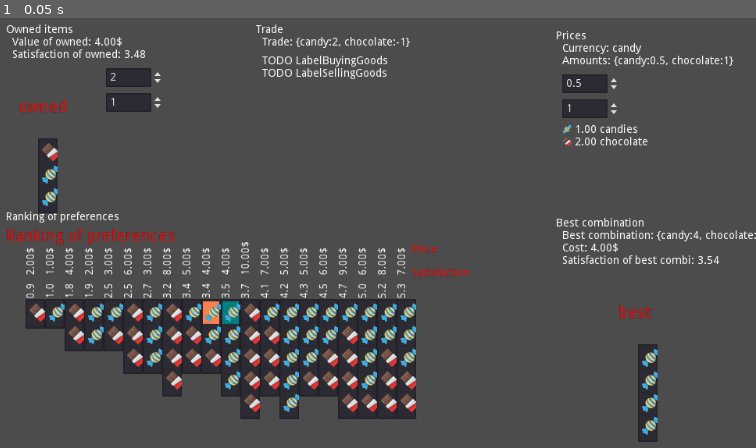
Above: before the commit, frame 1.
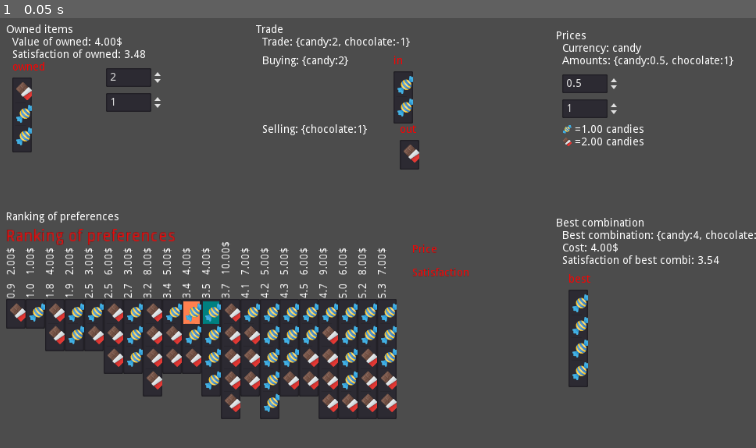
Above: after the commit, the same moment.

Repository: carlostgit/Prices
Game: Godot game, scene res://MainScene.tscn
The game is run twice, just before and just after one commit, with the same random seed, the same clock (stepped at 60 frames per second) and the same inputs. The engine's default icon, where the game draws it, is replaced by a stand-in: a white triangle on a blue panel in a dark square.
Inputs:
- Up to frame 1 (0.05 s): no input

The runs differ from the first frame. In frame 1, 8.6% of the frame differs, in the area x 0-88%, y 8-99%.

Commit message:
Corrijo error de posición de CombinationItem. Cambios en la presentacion de info en la parte de Trade de MainScene

Diff:
--- a/Combination.gd
+++ b/Combination.gd
@@ -103,3 +103,22 @@
 		return false
 #	Finished testing
 	return true
+
+func get_positive_combination()->Dictionary:
+	var positive_dict:Dictionary = {}
+	for prod in _thing_quantity_dict.keys():
+		if _thing_quantity_dict.get(prod) > 0.0:
+			positive_dict[prod] = _thing_quantity_dict.get(prod)
+	return positive_dict
+
+func get_negative_combination()->Dictionary:
+
+	var negative_dict:Dictionary = {}
+	for prod in _thing_quantity_dict.keys():
+		if _thing_quantity_dict.get(prod) < 0.0:
+			negative_dict[prod] = _thing_quantity_dict.get(prod)
+	return negative_dict
+
+func set_positive()->void:
+	for prod in _thing_quantity_dict.keys():
+		_thing_quantity_dict[prod] = abs(_thing_quantity_dict.get(prod))
--- a/CombinationItem.gd
+++ b/CombinationItem.gd
@@ -22,14 +22,14 @@
 var _scale:float = 0.5
 var _fixed_icon_size:Vector2 = Vector2(50,50)
 
-var _arguments:Array = []
+#var _arguments:Array = []
 
 var _combination_dict:Dictionary = Dictionary()
 
 var _item_list:ItemList = null
 
-
-
+var _combination_name_label:String = ""
+var _combination_extra_labels:Array = []
 
 # Called when the node enters the scene tree for the first time.
 func _ready():
@@ -61,6 +61,9 @@
 
 	_item_list = null
 
+	_combination_name_label = name_arg
+	_combination_extra_labels = labels_arg
+
 	#Dibujar una combinación, con la posibilidad de acompañarla de un valor
 	add_item_list(combidict_arg, labels_arg)
 
@@ -80,12 +83,12 @@
 func set_label(label_name_arg:String)->void:
 #	print("label_name is")
 	var label_name:Label = Label.new()
-	label_name.set_scale(Vector2(1.5,1.5))
+	label_name.set_scale(Vector2(1.0,1.0))
 	label_name.set_text(label_name_arg)
 	label_name.set("custom_colors/font_color", Color(1,0,0))
 	#label_name.set_text("Pruebita")
 	#print(self.get_name())
-	label_name.set_position(self.get_position()+Vector2(0,0))
+	label_name.set_position(Vector2(0,0))
 
 	self.add_child(label_name)
 #
@@ -93,6 +96,10 @@
 
 	for label in labels_arg:
 		assert(typeof(label)==TYPE_STRING)
+
+	var with_extra_labels:bool = false
+	if false==labels_arg.empty():
+		with_extra_labels = true
 
 	var item_list:ItemList = ItemList.new()
 	var num_item=0
@@ -146,8 +153,17 @@
 
 	item_list.set_size(_fixed_icon_size*_scale)
 	item_list.set_fixed_icon_size(_fixed_icon_size)
-	var current_position_x = self.get_position().x+item_list.get_size().x
-	var this_item_list_pos=Vector2(current_position_x,self.get_position().y+50)
+#	var current_position_x = self.get_position().x+item_list.get_size().x
+#	var current_position_x = 0
+
+	var space_for_labels:float = 50.0
+	if false==with_extra_labels:
+		if _combination_name_label == "":
+			space_for_labels = 0.0
+		else:
+			space_for_labels = 20.0
+
+	var this_item_list_pos=Vector2(0, 0 + space_for_labels)
 	item_list.set_position(this_item_list_pos)
 	item_list.set_auto_height(true)
 	#item_list.set_fixed_column_width(_fixed_icon_size.x*0.3)
--- a/MainScene.gd
+++ b/MainScene.gd
@@ -89,7 +89,7 @@
 
 func update_of_owned_combination()->void:
 		#Satisfaction of owned combination
-	$OwnedItems/CombinationItem.init_with_combidict(_owned_items_dict,"owned",["",""])
+	$OwnedItems/CombinationItem.init_with_combidict(_owned_items_dict,"owned",[])
 
 	var owned_combination:Combination = $OwnedItems/CombinationItem.get_combination()
 
@@ -135,21 +135,35 @@
 	var value_of_best_combi:float = Prices.calculate_combination_price(best_combination)
 	$BestCombination/LabelCost.set_text("Cost: "+ String(value_of_best_combi).pad_decimals(2)+"$")
 
-	$BestCombination/CombinationItem.init_with_combidict(best_combidict,"best",["",""])
+	$BestCombination/CombinationItem.init_with_combidict(best_combidict,"best",[])
 
 func update_trade()->void:
 	var trade_combidict:Dictionary = _trade_calculator.calculate_trade_for_combidict(_owned_items_dict)
 	$Trade/LabelTrade.set_text("Trade: "+str(trade_combidict))
 
+	var trade_combination:Combination = Combination.new(trade_combidict)
+	var positive_combidict:Dictionary = trade_combination.get_positive_combination()
+
+	var negative_combidict:Dictionary = trade_combination.get_negative_combination()
+
+	$Trade/LabelBuyingGoods.set_text("Buying: "+str(positive_combidict))
+
+	var negative_combination:Combination = Combination.new(negative_combidict)
+	negative_combination.set_positive()
+	$Trade/LabelSellingGoods.set_text("Selling: "+str(negative_combination.get_combidict()))
+
+	$Trade/CombinationItemBuyingGoods.init_with_combidict(positive_combidict, "in", [])
+
+	$Trade/CombinationItemSellingGoods.init_with_combidict(negative_combination.get_combidict(), "out", [])
 
 func update_price_labels()->void:
 	var price_of_candies:float = Prices.get_price_of_product("candy")
 	var price_of_candies_2_dec:String = String(price_of_candies).pad_decimals(2)
-	$Prices/LabelCandyPrice.set_text(price_of_candies_2_dec + " candies")
+	$Prices/LabelCandyPrice.set_text("="+price_of_candies_2_dec + " candies")
 
 	var price_of_chocolate:float = Prices.get_price_of_product("chocolate")
 	var price_of_chocolate_2_dec:String = String(price_of_chocolate).pad_decimals(2)
-	$Prices/LabelChocolatePrice.set_text(price_of_chocolate_2_dec + " chocolate")
+	$Prices/LabelChocolatePrice.set_text("="+price_of_chocolate_2_dec + " candies")
 
 
 func _on_CandyAmountForPrice_value_changed(value):
--- a/MainScene.tscn
+++ b/MainScene.tscn
@@ -57,10 +57,10 @@
 }
 
 [node name="CombinationItem" parent="BestCombination" instance=ExtResource( 2 )]
-margin_left = 40.0
-margin_top = 56.0
-margin_right = 88.0
-margin_bottom = 208.0
+margin_left = 16.0
+margin_top = 72.0
+margin_right = 64.0
+margin_bottom = 224.0
 
 [node name="Prices" type="Control" parent="."]
 margin_left = 768.0
@@ -133,6 +133,9 @@
 margin_right = 153.0
 margin_bottom = 152.0
 text = "LabelChocolatePrice"
+__meta__ = {
+"_edit_use_anchors_": false
+}
 
 [node name="Candy" type="TextureRect" parent="Prices"]
 margin_left = 8.0
@@ -159,8 +162,8 @@
 [node name="Trade" type="Control" parent="."]
 margin_left = 384.0
 margin_top = 16.0
-margin_right = 536.0
-margin_bottom = 184.0
+margin_right = 688.0
+margin_bottom = 288.0
 __meta__ = {
 "_edit_use_anchors_": false
 }
@@ -195,13 +198,25 @@
 
 [node name="LabelSellingGoods" type="Label" parent="Trade"]
 margin_left = 8.0
-margin_top = 56.0
-margin_right = 133.0
-margin_bottom = 70.0
+margin_top = 128.0
+margin_right = 168.0
+margin_bottom = 142.0
 text = "TODO LabelSellingGoods"
 __meta__ = {
 "_edit_use_anchors_": false
 }
+
+[node name="CombinationItemBuyingGoods" parent="Trade" instance=ExtResource( 2 )]
+margin_left = 176.0
+margin_top = 40.0
+margin_right = 200.0
+margin_bottom = 120.0
+
+[node name="CombinationItemSellingGoods" parent="Trade" instance=ExtResource( 2 )]
+margin_left = 184.0
+margin_top = 128.0
+margin_right = 208.0
+margin_bottom = 200.0
 
 [node name="RankingOfPreferences" type="Control" parent="."]
 margin_left = 64.0
